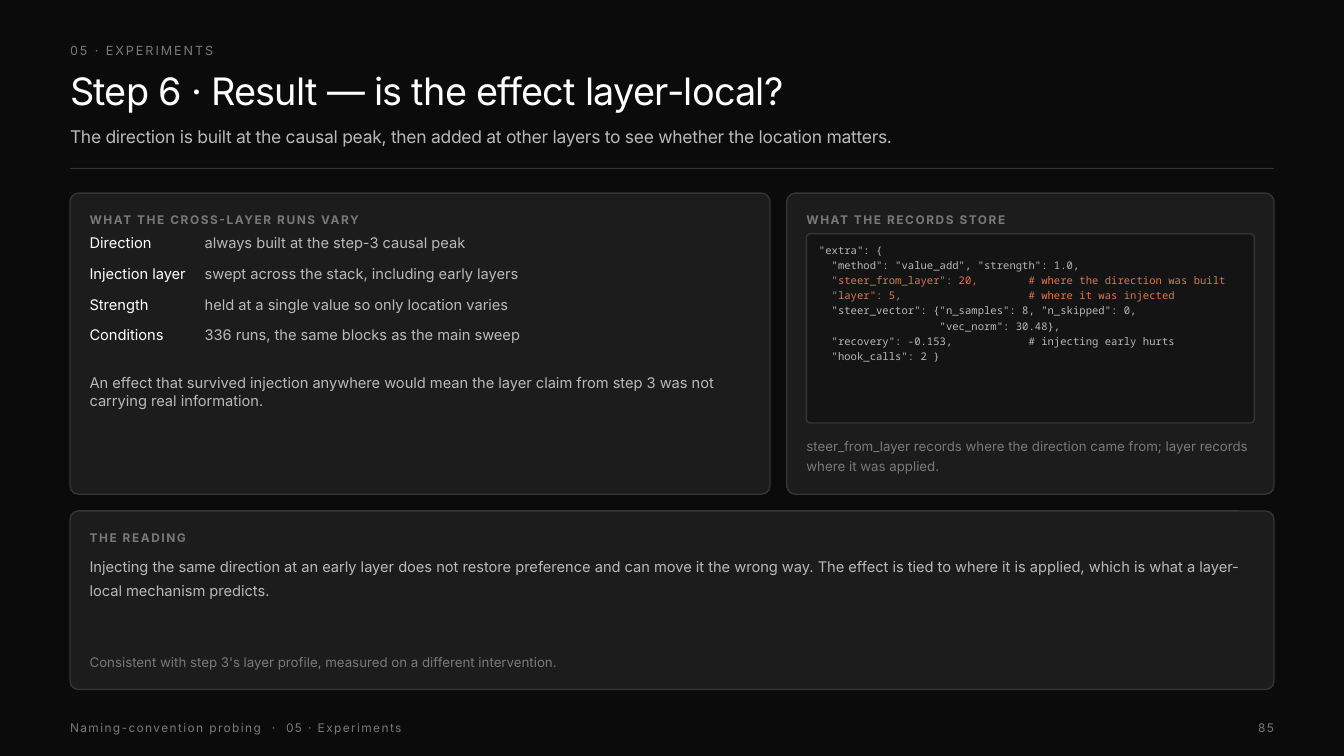
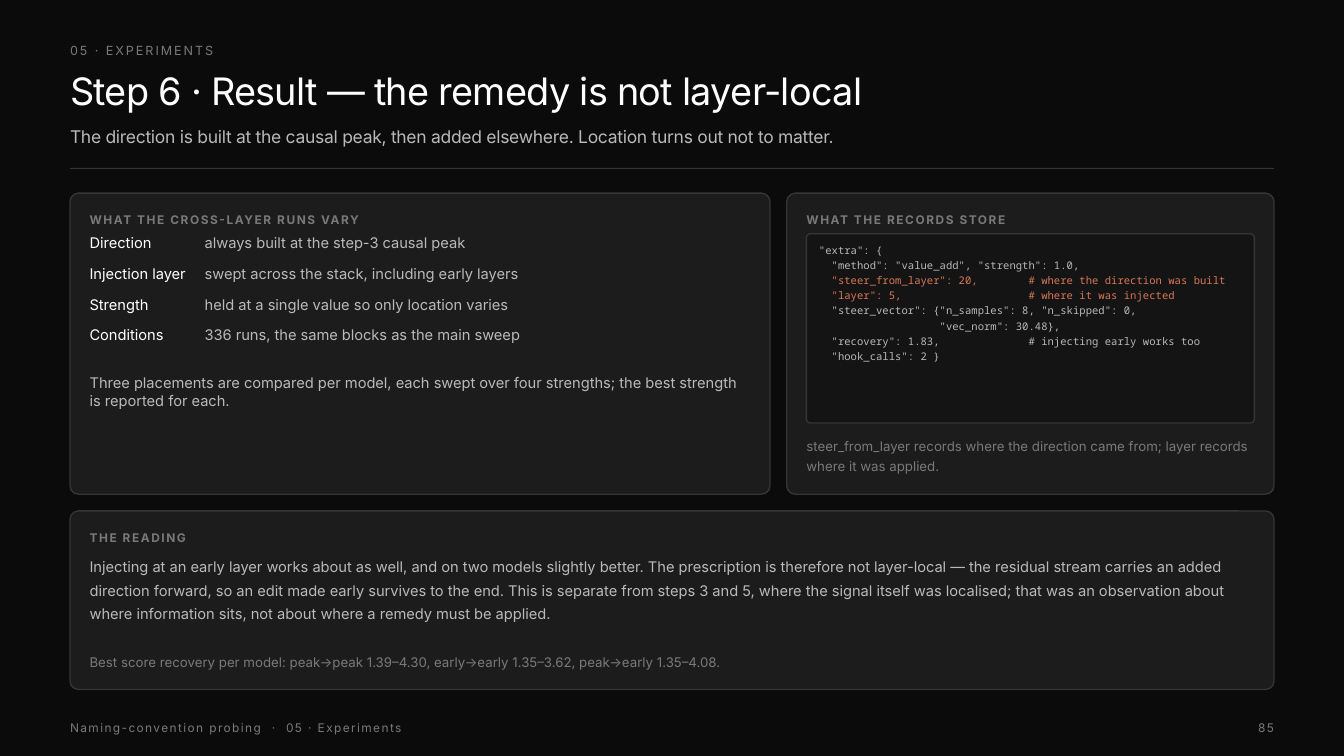
Before and after one commit to deanjs/HCLT-2026, a slide deck: slide 85 of docs/발표/HCLT2026_실험정리.pptx. Drawn at 1344x756 pixels with LibreOffice and Linux fonts; fonts in the diff are those of the drawing. Boxes give left, top, right and bottom in pixels: in the first picture for what was removed or moved away, otherwise in the second. Text is boxed around its words. In the diff, an @@ line names an element or a change of style, - is before the commit and + after.

```diff
--- a/docs/발표/HCLT2026_실험정리.pptx
+++ b/docs/발표/HCLT2026_실험정리.pptx
@@ text at (x1=70, y1=76, x2=863, y2=113): text changed @@
-Step 6 · Result — is the effect layer-local?
+Step 6 · Result — the remedy is not layer-local
@@ text at (x1=70, y1=130, x2=833, y2=147): text changed @@
-The direction is built at the causal peak, then added at other layers to see whether the location matters.
+The direction is built at the causal peak, then added elsewhere. Location turns out not to matter.
@@ text at (x1=832, y1=337, x2=1200, y2=348): text changed @@
-"recovery": -0.153, # injecting early hurts
+"recovery": 1.83, # injecting early works too
@@ text at (x1=90, y1=377, x2=736, y2=409): text changed @@
-An effect that survived injection anywhere would mean the layer claim from step 3 was not carrying real information.
+Three placements are compared per model, each swept over four strengths; the best strength is reported for each.
@@ text at (x1=90, y1=561, x2=1224, y2=622): text changed @@
-Injecting the same direction at an early layer does not restore preference and can move it the wrong way. The effect is tied to where it is applied, which is what a layer-local mechanism predicts.
+Injecting at an early layer works about as well, and on two models slightly better. The prescription is therefore not layer-local — the residual stream carries an added direction forward, so an edit made early survives to the end. This is separate from steps 3 and 5, where the signal itself was localised; that was an observation about where information sits, not about where a remedy must be applied.
@@ text at (x1=90, y1=657, x2=720, y2=670): text changed @@
-Consistent with step 3's layer profile, measured on a different intervention.
+Best score recovery per model: peak→peak 1.39–4.30, early→early 1.35–3.62, peak→early 1.35–4.08.
```
Also in this commit, not shown: 2 other files.
